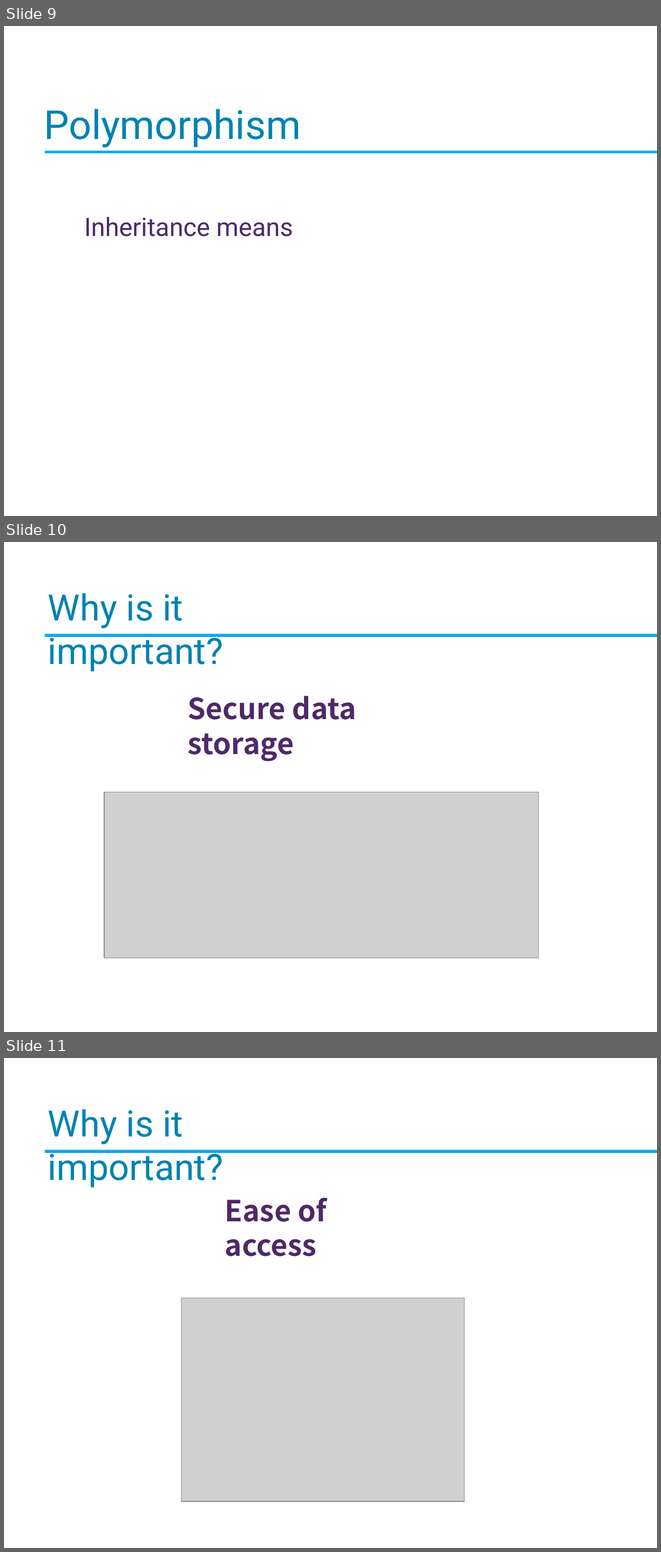
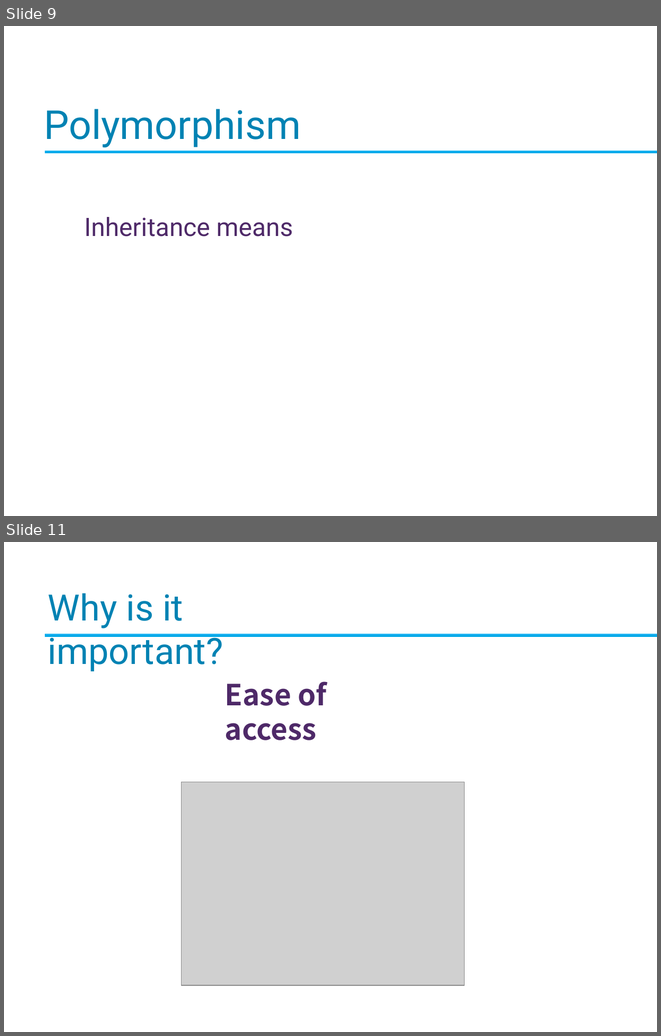
Before and after one commit to Imran4424/C-Plus-Plus-Object-Oriented, a slide deck: OOP.pptx. Shown one above the other, each under a label of ours: slides 9, 10 and 11 before the commit, slides 9 and 11 after it; the slides between them are not shown. The pictures are 661x1552 and 661x1036 pixels, drawn with LibreOffice and Linux fonts; fonts in the diff are those of the drawing; grey boxes stand for pictures; background and template pictures are left out. Boxes give left, top, right and bottom in pixels: in the first picture for what was removed or moved away, otherwise in the second. Text is boxed around its words. In the diff, an @@ line names an element or a change of style, - is before the commit and + after.

```diff
--- a/OOP.pptx
+++ b/OOP.pptx
@@ slide 10 removed at [4, 542, 657, 1032], background picture (left out) @@
@@ text removed at [48, 593, 223, 671] @@
-Why is it important?
@@ rectangle removed at [45, 634, 657, 637] @@
@@ text removed at [188, 696, 356, 761] @@
-Secure data storage
@@ picture removed at [105, 792, 539, 958] @@
```
Also in this commit, not shown: 1 slide changed, 1 slide added.
